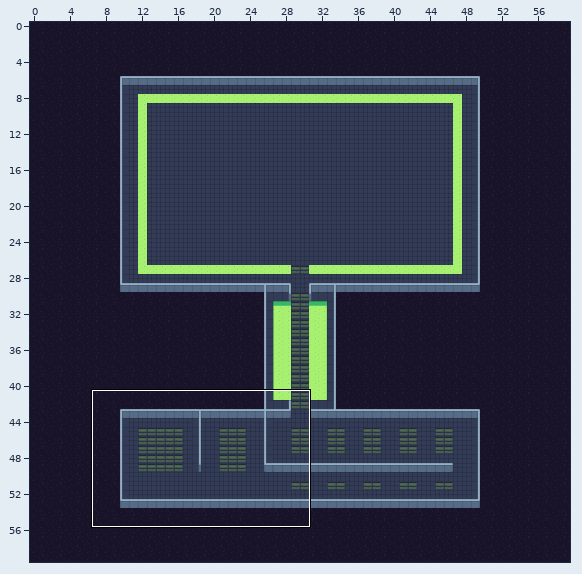
Level history. Tiled map: public/assets/map/level_2.tmx. Above, an overview of the earlier version with the close-up marked.
Close-up. Old version:
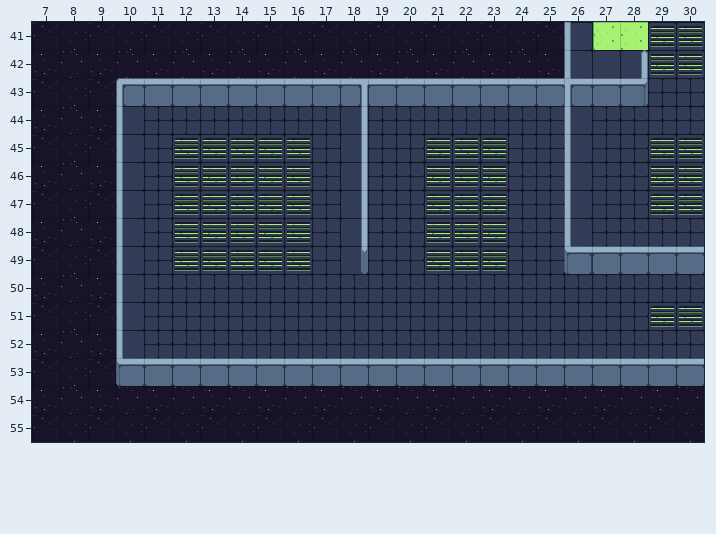
Cells are 32x32 px. Shown: x 7..30, y 41..55. The commit also changed other parts of the map, which this record leaves out.
Now the later version:
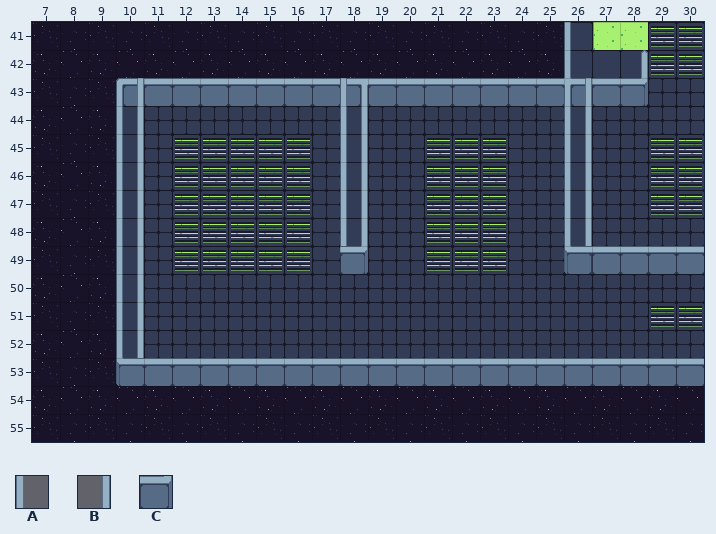
Key: from "tileset x1": A 75, B 83, C 378.
_ is an empty cell.
Tiles of an added or newly shown layer are drawn over the layers below it.
Changes in this commit:
{"where": "layer \"UI/Walls 2\" (added)"}
{"y":43,"x":10,"old":"_","new":"B"}
{"y":43,"x":18,"old":"_","new":"A"}
{"y":43,"x":26,"old":"_","new":"B"}
{"y":44,"x":10,"old":"_","new":"B"}
{"y":44,"x":18,"old":"_","new":"A"}
{"y":44,"x":26,"old":"_","new":"B"}
{"y":45,"x":10,"old":"_","new":"B"}
{"y":45,"x":18,"old":"_","new":"A"}
{"y":45,"x":26,"old":"_","new":"B"}
{"y":46,"x":10,"old":"_","new":"B"}
{"y":46,"x":18,"old":"_","new":"A"}
{"y":46,"x":26,"old":"_","new":"B"}
{"y":47,"x":10,"old":"_","new":"B"}
{"y":47,"x":18,"old":"_","new":"A"}
{"y":47,"x":26,"old":"_","new":"B"}
{"y":48,"x":10,"old":"_","new":"B"}
{"y":48,"x":18,"old":"_","new":"A"}
{"y":48,"x":26,"old":"_","new":"B"}
{"y":49,"x":10,"old":"_","new":"B"}
{"y":49,"x":18,"old":"_","new":"C"}
{"y":50,"x":10,"old":"_","new":"B"}
{"y":51,"x":10,"old":"_","new":"B"}
{"y":52,"x":10,"old":"_","new":"B"}
{"label":"added","picture_box":[137,78,144,358]}
{"label":"added","picture_box":[340,78,365,274]}
{"label":"added","picture_box":[585,78,592,246]}
